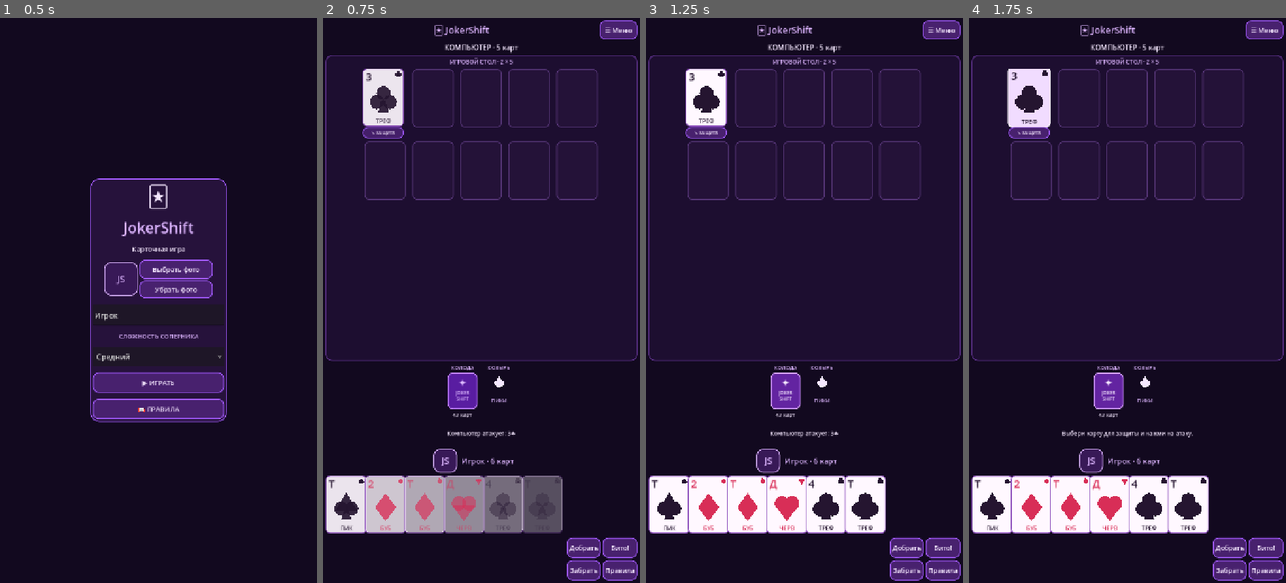
Above: before the commit, frames 1-4 (left to right).
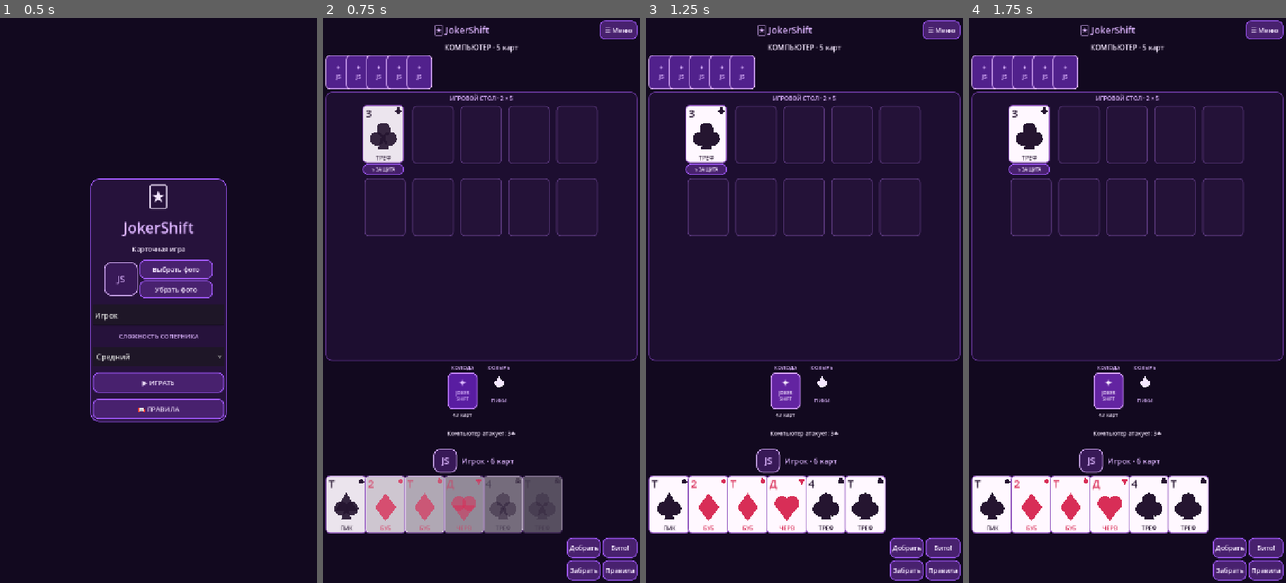
Above: after the commit, the same moments.

Repository: fF0GGY824/fF0GGY123
Game: Godot game, scene res://control.tscn
Same seed, same stepped clock (60 frames per second), same inputs: the game is played once before the commit and once after it.
Inputs (mouse positions are in pixels of both pictures, inside the frame that each line leads up to):
- Up to frame 1 (0.5 s): no input
- Up to frame 2 (0.75 s): click "▶ ИГРАТЬ" at 0.5 s
- Up to frame 3 (1.25 s): no input
- Up to frame 4 (1.75 s): click (1029, 97) at 1.27 s

Frame 1 is identical in both runs. In frame 2, 7.5% of the frame differs, in the area x 0-100%, y 6-39%; in frame 3, 7.3%; in frame 4, 7.9%, in the area x 0-100%, y 6-75%.

Commit message:
Display all opponent hand cards face-down; add independent transparent animation layer

Diff:
--- a/JokerShift-Android-ready/control.gd
+++ b/JokerShift-Android-ready/control.gd
@@ -59,6 +59,15 @@
 var result_dialog: AcceptDialog
 var joker_dialog: ConfirmationDialog
 var joker_options: VBoxContainer
+
+var enemy_backs: HBoxContainer
+var enemy_back_scroll: ScrollContainer
+var motion_layer: Control
+var animation_busy: bool = false
+var animation_serial: int = 0
+var animation_enabled: bool = true
+var last_enemy_visual_key: String = ""
+var remembered_table_faces: Dictionary = {}
 
 var bot_label: Label
 var player_label: Label
@@ -540,6 +549,34 @@
 	return button
 
 
+func make_card_back(width: float = 49.0, height: float = 66.0) -> PanelContainer:
+	var back: PanelContainer = PanelContainer.new()
+	back.custom_minimum_size = Vector2(width, height)
+	back.mouse_filter = Control.MOUSE_FILTER_IGNORE
+	back.add_theme_stylebox_override(
+		"panel", make_style(Color("#51218C"), Color("#E2B6FF"), 9)
+	)
+	var symbol: Label = make_label("✦\nJS", 13, GOLD)
+	symbol.mouse_filter = Control.MOUSE_FILTER_IGNORE
+	back.add_child(symbol)
+	return back
+
+
+func refresh_enemy_backs() -> void:
+	if enemy_backs == null:
+		return
+	var key: String = str(bot_hand.size()) + "|" + str(snapped(card_width, 1.0))
+	if key == last_enemy_visual_key:
+		return
+	last_enemy_visual_key = key
+	clear_children(enemy_backs)
+	var back_width: float = clampf(card_width * 0.62, 32.0, 58.0)
+	for i in range(bot_hand.size()):
+		var back: PanelContainer = make_card_back(back_width, back_width * 1.34)
+		back.name = "EnemyBack_%d" % i
+		enemy_backs.add_child(back)
+
+
 func clear_children(node: Node) -> void:
 	for child in node.get_children():
 		node.remove_child(child)
@@ -878,6 +915,13 @@
 
 	add_child(game_screen)
 
+	# Transparent overlay for moving cards. It NEVER intercepts touches.
+	motion_layer = Control.new()
+	motion_layer.name = "CardMotionLayer"
+	motion_layer.mouse_filter = Control.MOUSE_FILTER_IGNORE
+	game_screen.add_child(motion_layer)
+	motion_layer.set_anchors_and_offsets_preset(Control.PRESET_FULL_RECT)
+
 	# Keep the hand and action buttons accessible on short or landscape
 	# screens. This prevents the main column from being clipped.
 	var screen_scroll: ScrollContainer = ScrollContainer.new()
@@ -936,6 +980,20 @@
 	bot_label = make_label("", 16)
 	root.add_child(bot_label)
 
+	# Visible opponent cards, backs only.
+	enemy_back_scroll = ScrollContainer.new()
+	enemy_back_scroll.name = "EnemyCards"
+	enemy_back_scroll.custom_minimum_size = Vector2(0, 69)
+	enemy_back_scroll.size_flags_horizontal = Control.SIZE_EXPAND_FILL
+	enemy_back_scroll.horizontal_scroll_mode = ScrollContainer.SCROLL_MODE_AUTO
+	enemy_back_scroll.vertical_scroll_mode = ScrollContainer.SCROLL_MODE_DISABLED
+	root.add_child(enemy_back_scroll)
+
+	enemy_backs = HBoxContainer.new()
+	enemy_backs.name = "EnemyCardBacks"
+	enemy_backs.add_theme_constant_override("separation", -12)
+	enemy_back_scroll.add_child(enemy_backs)
+
 	# Five slots in each of two rows. Portrait stacks the compact
 	# trump/deck information underneath the table; landscape uses a rail.
 	battle_layout = GridContainer.new()
@@ -1252,6 +1310,12 @@
 	last_table_visual_key = ""
 	last_hand_visual_key = ""
 	replaced_throw_ranks.clear()
+	remembered_table_faces.clear()
+	last_enemy_visual_key = ""
+	animation_serial += 1
+	animation_busy = false
+	if motion_layer != null:
+		clear_children(motion_layer)
 	deck.clear()
 	player_hand.clear()
 	bot_hand.clear()
@@ -2777,6 +2841,7 @@
 	if not game_screen.visible:
 		return
 
+	refresh_enemy_backs()
 	bot_label.text = (
 		"КОМПЬЮТЕР · %d карт"
 		% bot_hand.size()
